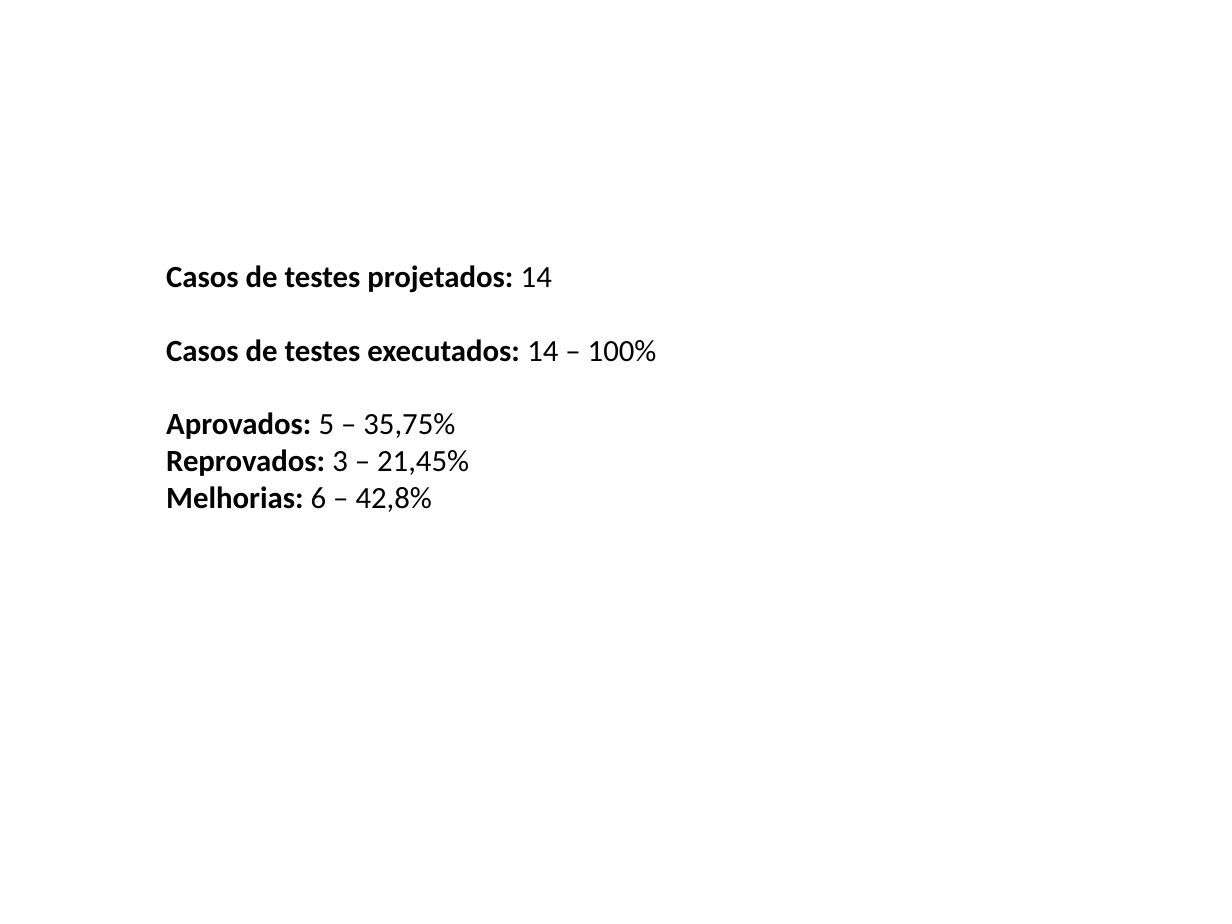
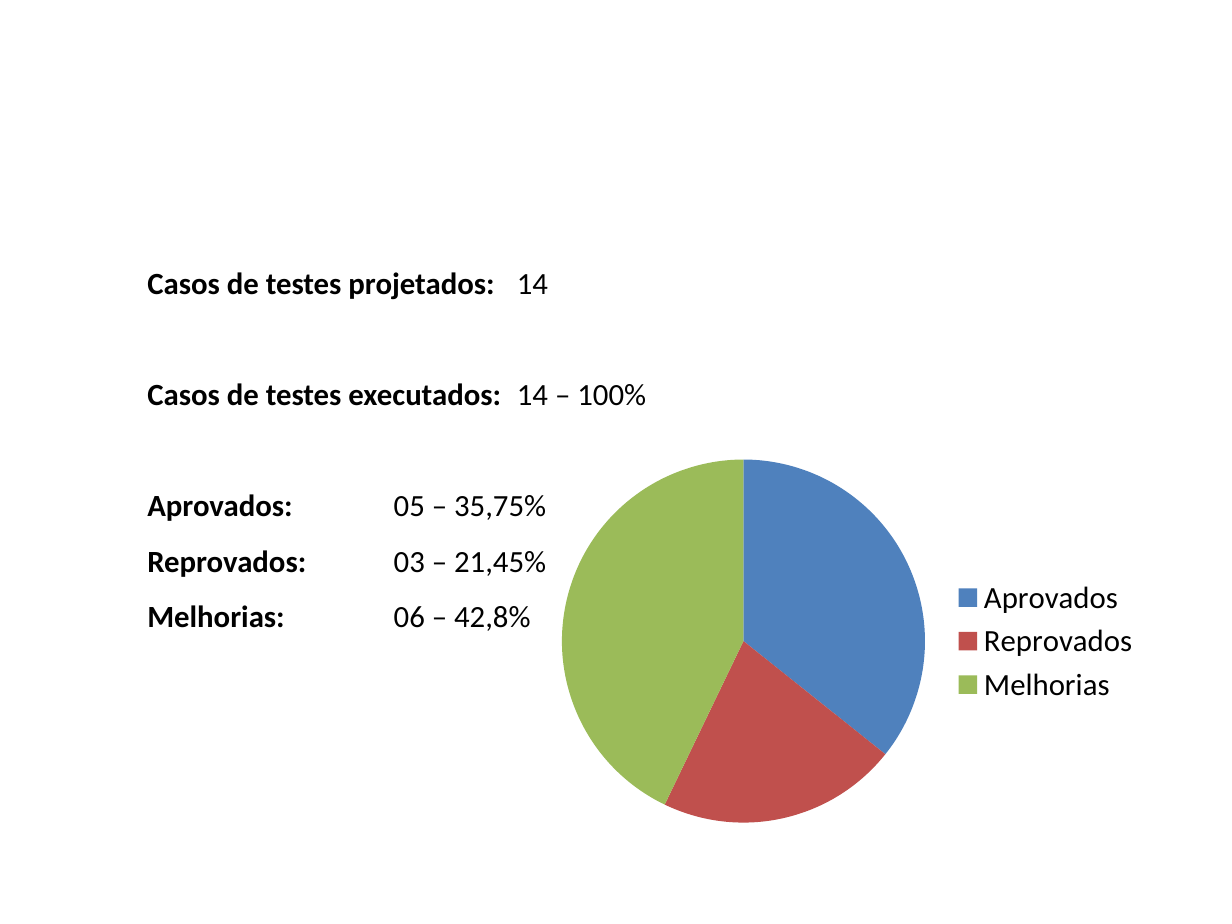
Before and after one commit to JoaoMarc0s/ProjetoTCS, a slide deck: slide 6 of Avaliação de testes.pptx. Drawn at 1232x924 pixels with LibreOffice and Linux fonts; fonts in the diff are those of the drawing; background and template pictures are left out. Boxes give left, top, right and bottom in pixels: in the first picture for what was removed or moved away, otherwise in the second. Text is boxed around its words. In the diff, an @@ line names an element or a change of style, - is before the commit and + after.

Commit message:
att av
Atualização de av. testes

```diff
--- a/Avaliação de testes.pptx
+++ b/Avaliação de testes.pptx
@@ text "Casos de testes projetados: 14": place and size @@
-text "Casos de testes projetados: 14" at bbox=[166, 265, 657, 512]
+text "Casos de testes projetados: 14" at bbox=[147, 272, 646, 631]
@@ text at bbox=[147, 272, 646, 406]: line spacing 1 to 1.5 @@
@@ pie chart added at bbox=[538, 442, 1153, 839] @@
+categories: Aprovados, Reprovados, Melhorias
+Series 1: 36, 21, 43
@@ text at bbox=[147, 494, 546, 631]: text changed @@
-Aprovados: 5 – 35,75%
-Reprovados: 3 – 21,45%
-Melhorias: 6 – 42,8%
+Aprovados: 05 – 35,75%
+Reprovados: 03 – 21,45%
+Melhorias: 06 – 42,8%
```
Also in this commit, not shown: 7 other slides changed, 2 slides added.
